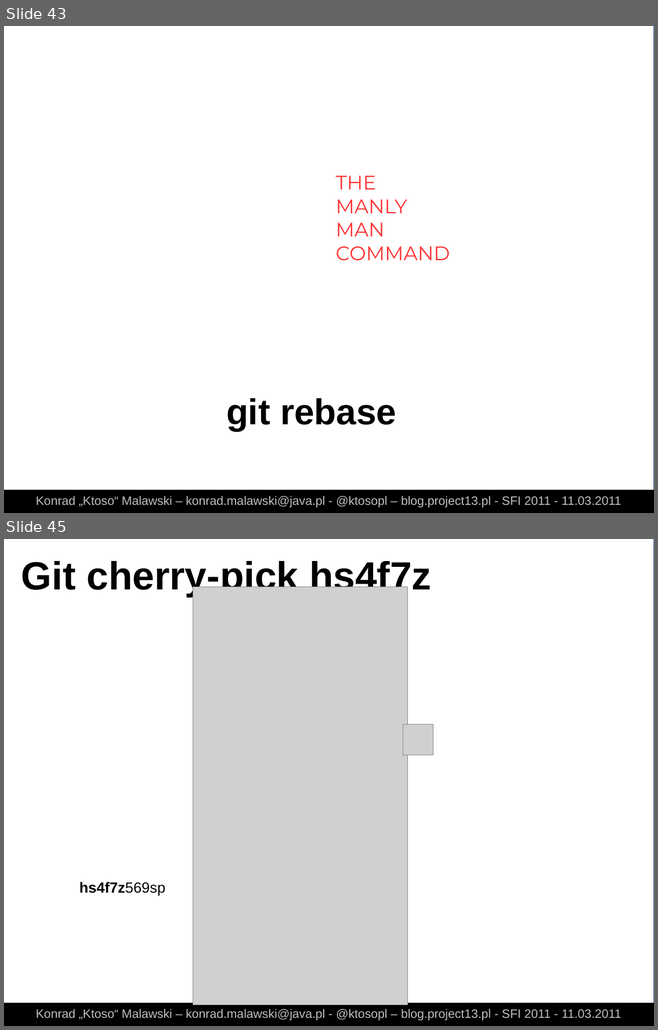
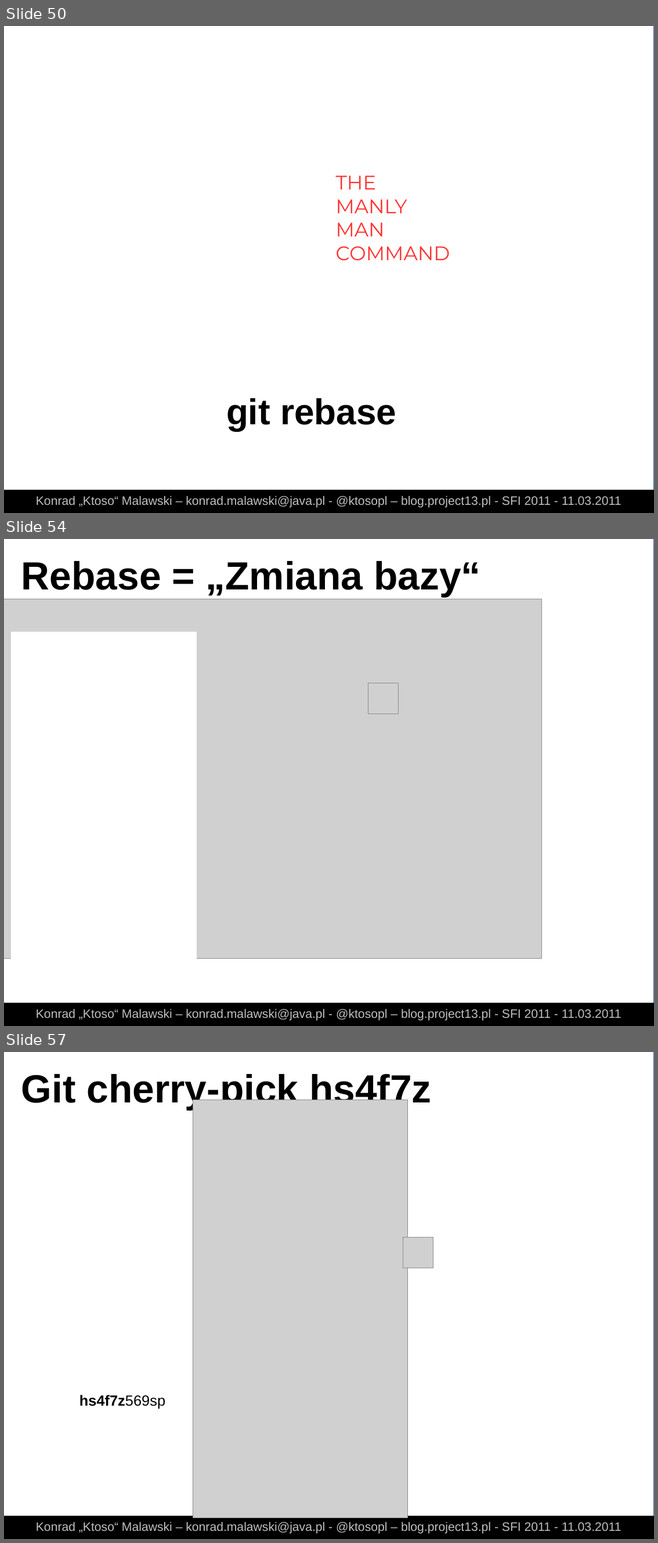
Before and after one commit to ktoso/git-presentation, a slide deck: slides.odp. Shown one above the other, each under a label of ours: slides 43 and 45 before the commit, slides 50, 54 and 57 after it; the slides between them are not shown. The pictures are 658x1030 and 658x1543 pixels, drawn with LibreOffice and Linux fonts; fonts in the diff are those of the drawing; grey boxes stand for pictures. Boxes give left, top, right and bottom in pixels: in the first picture for what was removed or moved away, otherwise in the second. Text is boxed around its words. In the diff, an @@ line names an element or a change of style, - is before the commit and + after.

Commit message:
+ work on more basic slides after consulting adrian + also added rebase slides, will not show this in action but only on slides I guess

```diff
--- a/slides.odp
+++ b/slides.odp
@@ slide 54 added at <box>4,539,654,1026</box>, background #FFFFFF; not listed: 1 template element that a slide beside it also shows @@
@@ text added at <box>21,561,480,597</box>, 48 pt, text #000000, bold @@
+Rebase = „Zmiana bazy“
@@ picture added at <box>4,599,542,959</box> @@
@@ rectangle added at <box>11,632,197,968</box>, fill #FFFFFF @@
@@ picture added at <box>368,683,398,714</box> @@
@@ rectangle added at <box>4,1003,654,1026</box>, fill #000000 @@
@@ text added at <box>36,1009,621,1021</box>, 15 pt, text #C0C0C0 @@
+Konrad „Ktoso“ Malawski – konrad.malawski@java.pl - @ktosopl – blog.project13.pl - SFI 2011 - 11.03.2011
@@ what was slide 43 is now slide 50 @@
@@ what was slide 45 is now slide 57 @@
```
Also in this commit, not shown: 3 slides changed, 11 other slides added, 16 other files.
